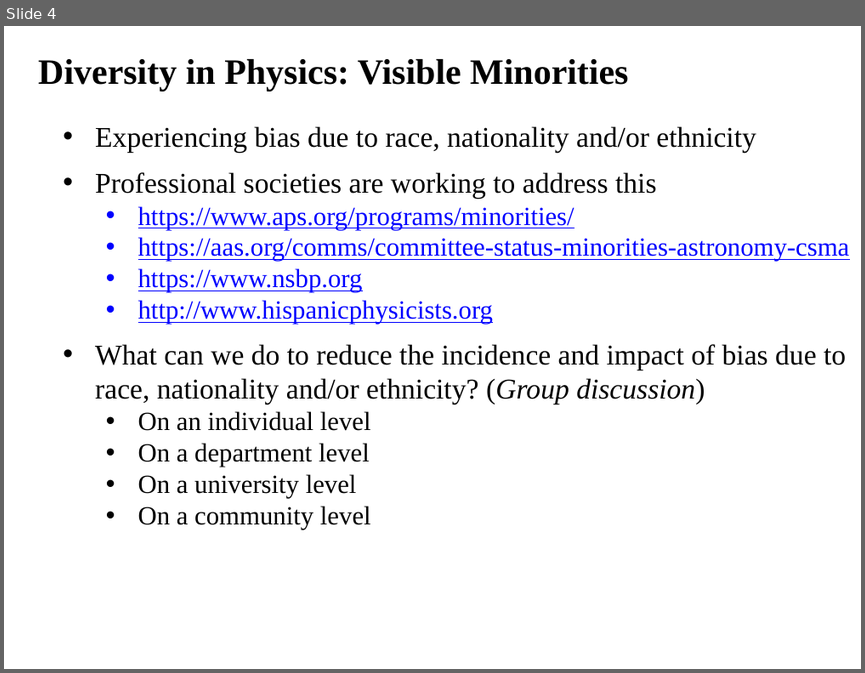
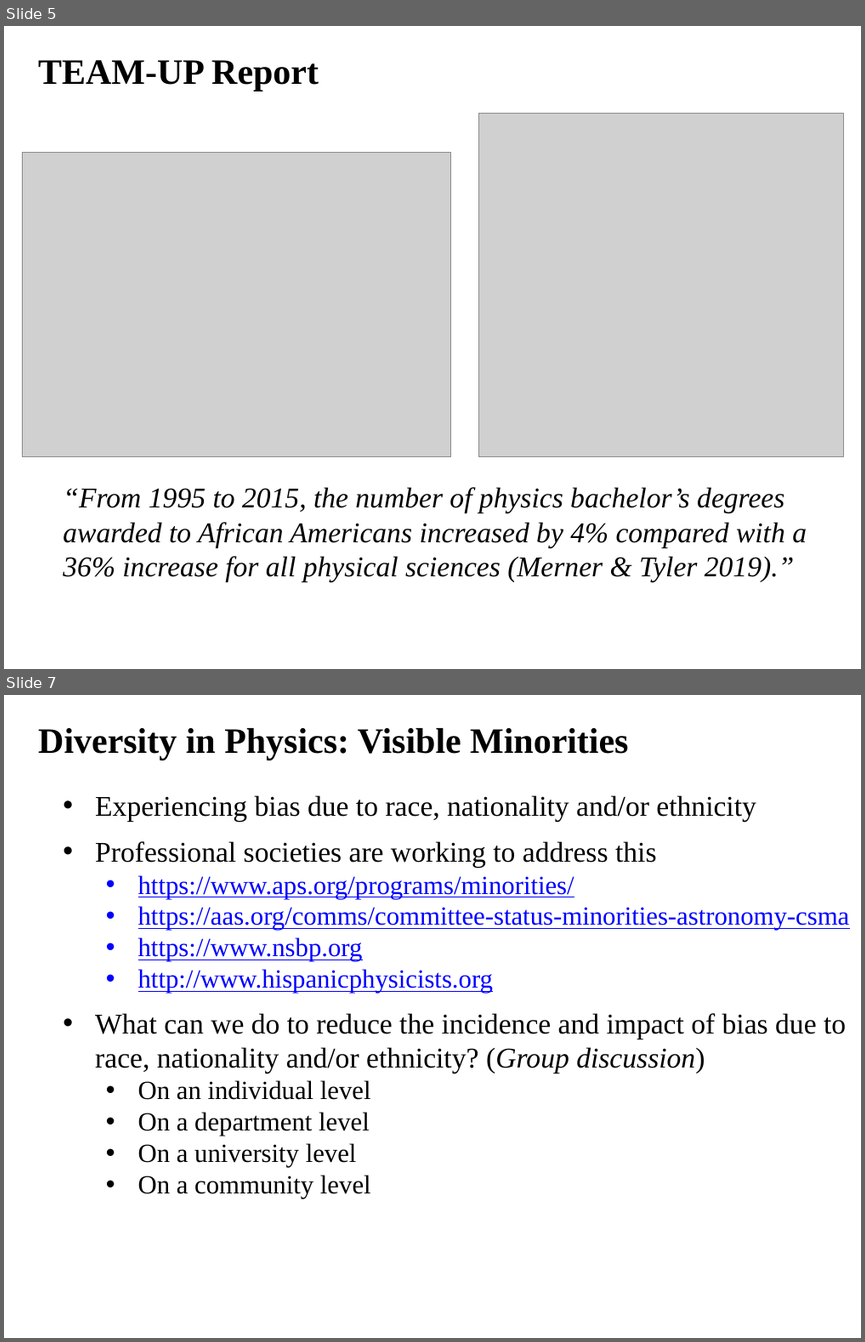
Before and after one commit to ajvanderhorst/PhysicsCapstoneGW, a slide deck: Topics/Slides/ClassCommunity2DiversityInclusion.pptx. Shown one above the other, each under a label of ours: slide 4 before the commit, slides 5 and 7 after it; the slides between them are not shown. The pictures are 865x673 and 865x1342 pixels, drawn with LibreOffice and Linux fonts; fonts in the diff are those of the drawing; grey boxes stand for pictures. Boxes give left, top, right and bottom in pixels: in the first picture for what was removed or moved away, otherwise in the second. Text is boxed around its words. In the diff, an @@ line names an element or a change of style, - is before the commit and + after.

```diff
--- a/Topics/Slides/ClassCommunity2DiversityInclusion.pptx
+++ b/Topics/Slides/ClassCommunity2DiversityInclusion.pptx
@@ slide 5 added at [4, 26, 861, 669], background #FFFFFF @@
@@ text added at [38, 60, 318, 91], 30 pt, text #000000, bold @@
+TEAM-UP Report
@@ picture added at [478, 114, 843, 457] @@
@@ picture added at [22, 152, 450, 456] @@
@@ text added at [63, 487, 806, 582], 24 pt, text #000000, italic @@
+“From 1995 to 2015, the number of physics bachelor’s degrees awarded to African Americans increased by 4% compared with a 36% increase for all physical sciences (Merner & Tyler 2019).”
@@ what was slide 4 is now slide 7 @@
```
Also in this commit, not shown: 2 slides changed, 4 other slides added, 2 other files.
